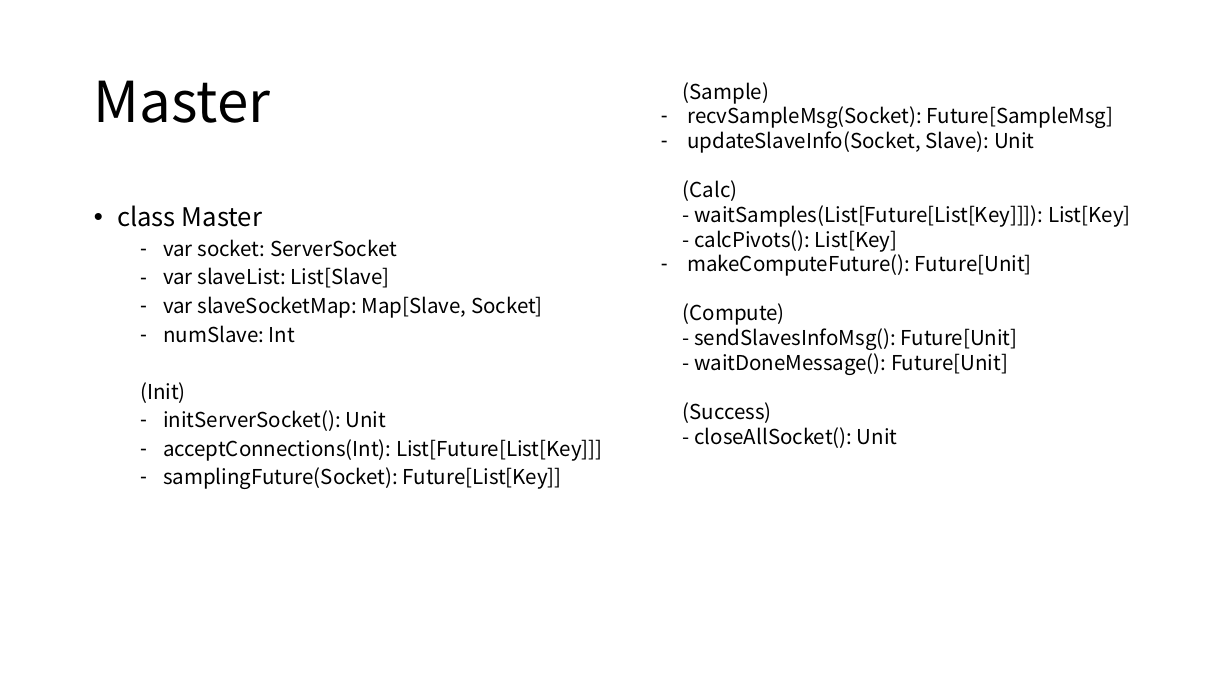
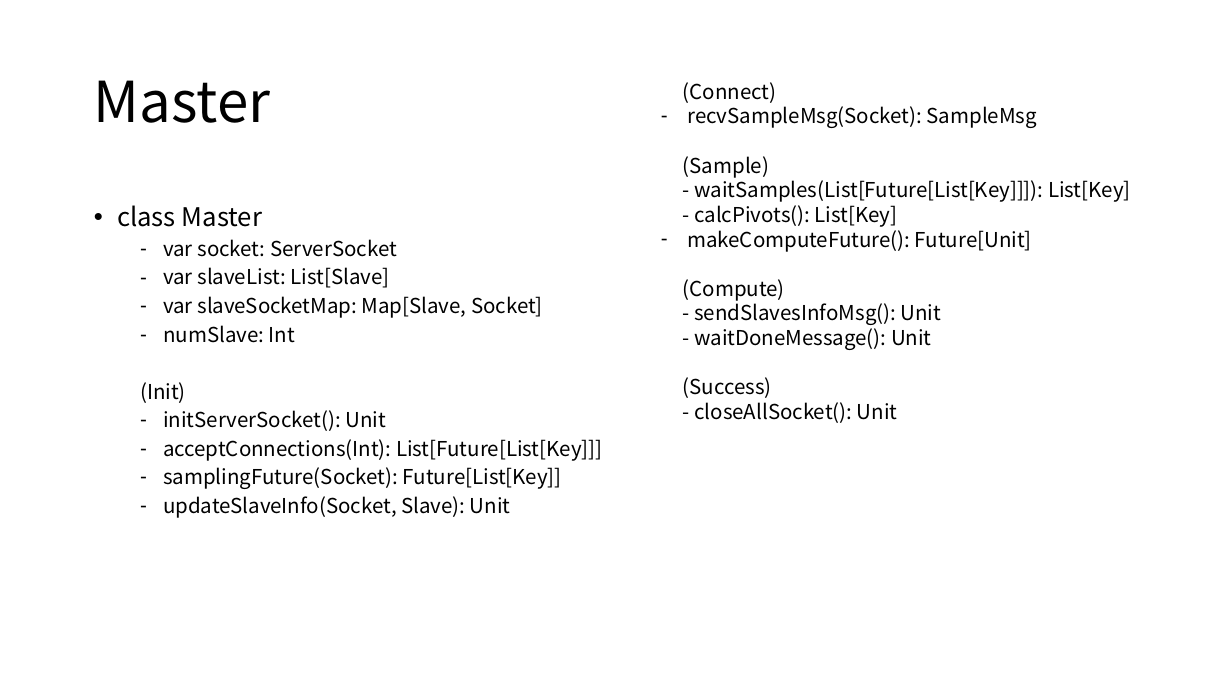
Before and after one commit to Eyebrowmoon/CS490, a slide deck: slide 24 of project.pptx. Drawn at 1232x693 pixels with LibreOffice and Linux fonts; fonts in the diff are those of the drawing. Boxes give left, top, right and bottom in pixels: in the first picture for what was removed or moved away, otherwise in the second. Text is boxed around its words. In the diff, an @@ line names an element or a change of style, - is before the commit and + after.

```diff
--- a/project.pptx
+++ b/project.pptx
@@ text at [683, 82, 1037, 128]: paragraphs added @@
+  (Connect)
+  – recvSampleMsg(Socket): SampleMsg
@@ text at [683, 103, 1114, 201]: paragraphs removed @@
-  – recvSampleMsg(Socket): Future[SampleMsg]
-  – updateSlaveInfo(Socket, Slave): Unit
-  (Calc)
@@ text at [694, 300, 942, 350]: text changed @@
-  - sendSlavesInfoMsg(): Future[Unit]
-  - waitDoneMessage(): Future[Unit]
+  - sendSlavesInfoMsg(): Unit
+  - waitDoneMessage(): Unit
@@ text at [163, 496, 511, 518]: paragraph added @@
+  – updateSlaveInfo(Socket, Slave): Unit
```
Also in this commit, not shown: 9 other slides changed, 5 slides added, 2 slides removed.
